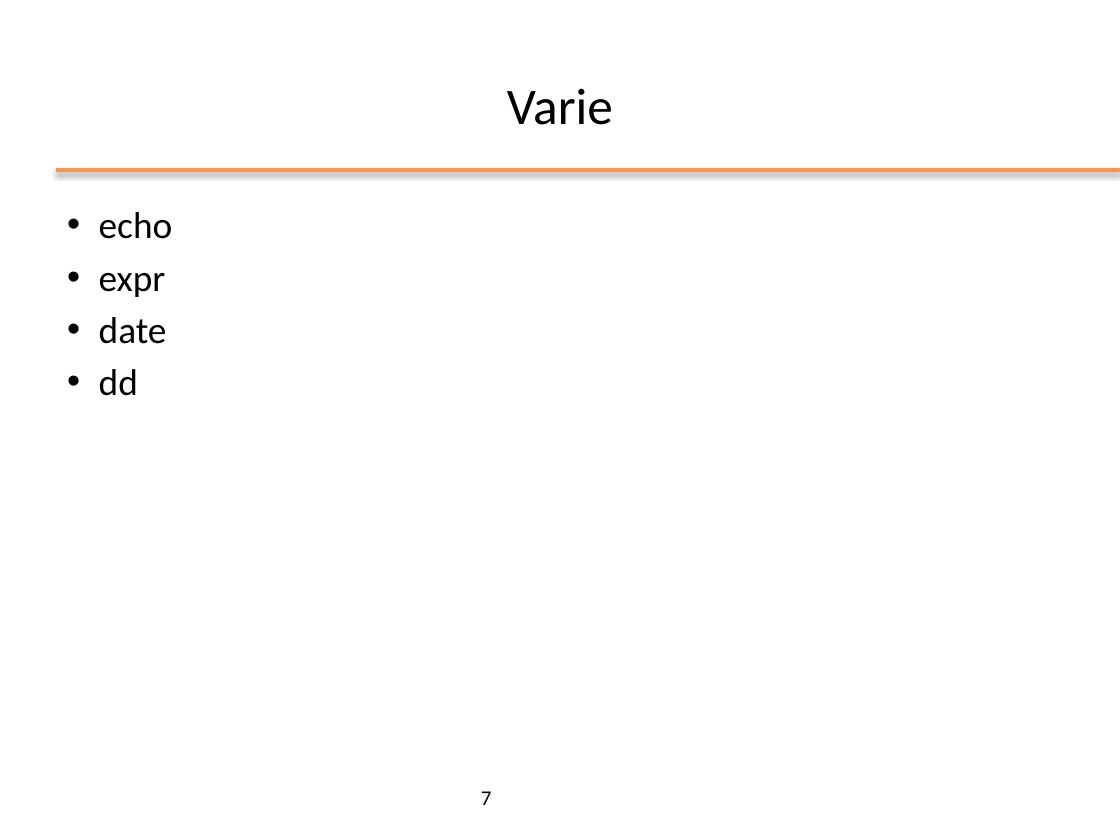
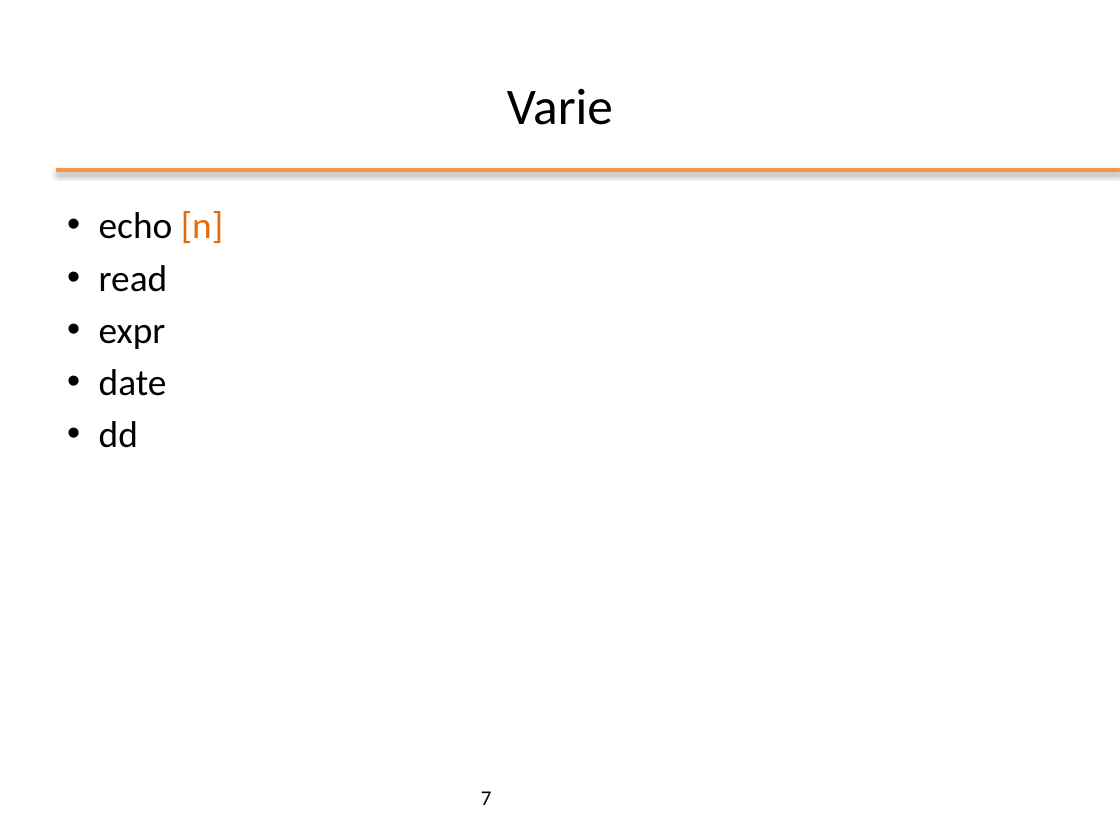
Before and after one commit to nbicocchi/operatingsystemsbsc, a slide deck: slide 7 of slides/ppt/04_Comandi principali.pptx. Drawn at 1120x840 pixels with LibreOffice and Linux fonts; fonts in the diff are those of the drawing; background and template pictures are left out. Boxes give left, top, right and bottom in pixels: in the first picture for what was removed or moved away, otherwise in the second. Text is boxed around its words. In the diff, an @@ line names an element or a change of style, - is before the commit and + after.

```diff
--- a/slides/ppt/04_Comandi principali.pptx
+++ b/slides/ppt/04_Comandi principali.pptx
@@ text at (99,211,223,292): text changed @@
-• echo
+• echo [n]
+• read
```
Also in this commit, not shown: 5 other slides changed, 3 other files.
